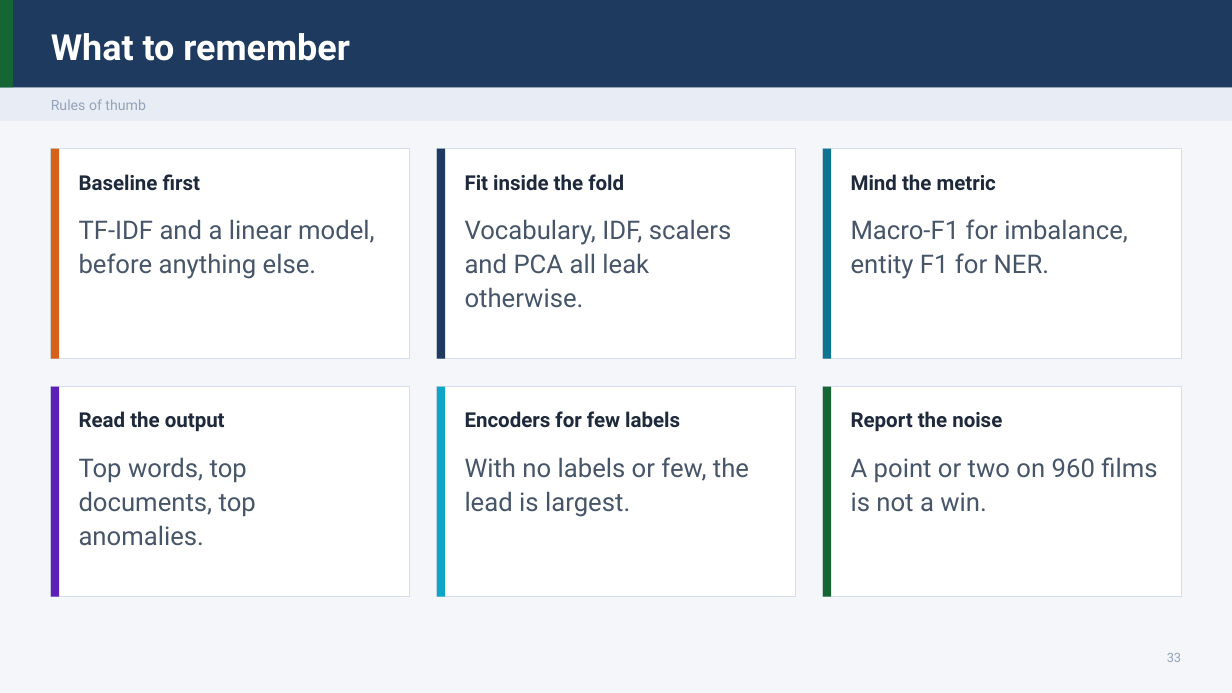
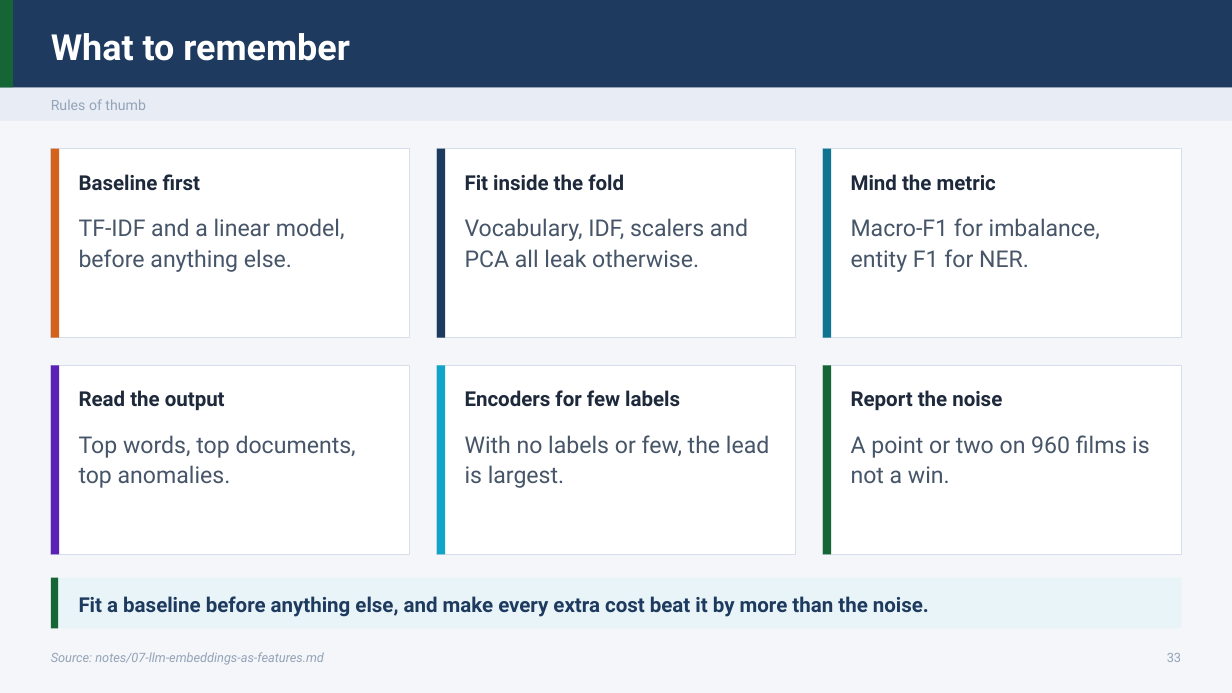
Before and after one commit to ramseywise/learn-ai-engineering, a slide deck: slide 33 of data-science/03-nlp/slides/nlp.pptx. Drawn at 1232x693 pixels with LibreOffice and Linux fonts; fonts in the diff are those of the drawing. Boxes give left, top, right and bottom in pixels: in the first picture for what was removed or moved away, otherwise in the second. Text is boxed around its words. In the diff, an @@ line names an element or a change of style, - is before the commit and + after.

Commit message:
Refactor NLP and Time Series slides with updated content and improved clarity
- Updated slide content in NLP deck to enhance understanding of preprocessing impacts, model evaluation, and feature selection.
- Revised titles and added recall questions for better engagement and retention.
- Enhanced the Time Series and Recommenders deck with new case studies and clarified explanations of segment forecasting.
- Improved the build_deck script to accommodate new color accents for better visual distinction in presentations.
- Updated PDF and PPTX files for both NLP and Time Series slides to reflect the latest changes.

```diff
--- a/data-science/03-nlp/slides/nlp.pptx
+++ b/data-science/03-nlp/slides/nlp.pptx
@@ rectangle: place and size @@
-rectangle at box(51, 149, 409, 359)
+rectangle at box(51, 149, 409, 337)
@@ rectangle: place and size @@
-rectangle at box(51, 149, 59, 359)
+rectangle at box(51, 149, 59, 337)
@@ rectangle: place and size @@
-rectangle at box(437, 149, 796, 359)
+rectangle at box(437, 149, 796, 337)
@@ rectangle: place and size @@
-rectangle at box(437, 149, 445, 359)
+rectangle at box(437, 149, 445, 337)
@@ rectangle: place and size @@
-rectangle at box(823, 149, 1182, 359)
+rectangle at box(823, 149, 1182, 337)
@@ rectangle: place and size @@
-rectangle at box(823, 149, 832, 359)
+rectangle at box(823, 149, 832, 337)
@@ rectangle: place and size @@
-rectangle at box(51, 386, 409, 596)
+rectangle at box(51, 366, 409, 555)
@@ rectangle: place and size @@
-rectangle at box(51, 386, 59, 596)
+rectangle at box(51, 366, 59, 555)
@@ rectangle: place and size @@
-rectangle at box(437, 386, 796, 596)
+rectangle at box(437, 366, 796, 555)
@@ rectangle: place and size @@
-rectangle at box(437, 386, 445, 596)
+rectangle at box(437, 366, 445, 555)
@@ rectangle: place and size @@
-rectangle at box(823, 386, 1182, 596)
+rectangle at box(823, 366, 1182, 555)
@@ rectangle: place and size @@
-rectangle at box(823, 386, 832, 596)
+rectangle at box(823, 366, 832, 555)
@@ 3 texts: place and size @@
-3 texts at box(79, 411, 1002, 431)
+3 texts at box(79, 390, 1002, 410)
@@ text "Top words, top documents, top ...": place and size @@
-text "Top words, top documents, top ..." at box(79, 457, 256, 546)
+text "Top words, top documents, top ..." at box(79, 435, 356, 488)
@@ text "With no labels or few, ...": place and size @@
-text "With no labels or few, ..." at box(465, 457, 749, 517)
+text "With no labels or few, ..." at box(465, 435, 769, 488)
@@ size 20 to 18 pt in 6 elements at box(79, 218, 345, 272), box(465, 218, 748, 267), box(851, 218, 1100, 272), box(79, 435, 356, 488), box(465, 435, 769, 488), box(851, 435, 1150, 483) @@
@@ text "A point or two on ...": place and size @@
-text "A point or two on ..." at box(851, 457, 1157, 512)
+text "A point or two on ..." at box(851, 435, 1150, 483)
@@ rectangle added at box(51, 578, 1181, 628), fill #E8F4F8 @@
@@ rectangle added at box(51, 578, 58, 628), fill #166534 @@
@@ text added at box(79, 596, 929, 617), 16 pt, text #1E3A5F, bold @@
+Fit a baseline before anything else, and make every extra cost beat it by more than the noise.
@@ text added at box(51, 652, 324, 665), 10 pt, text #94A3B8, italic @@
+Source: notes/07-llm-embeddings-as-features.md
```
Also in this commit, not shown: 22 other slides changed, 18 other files.
